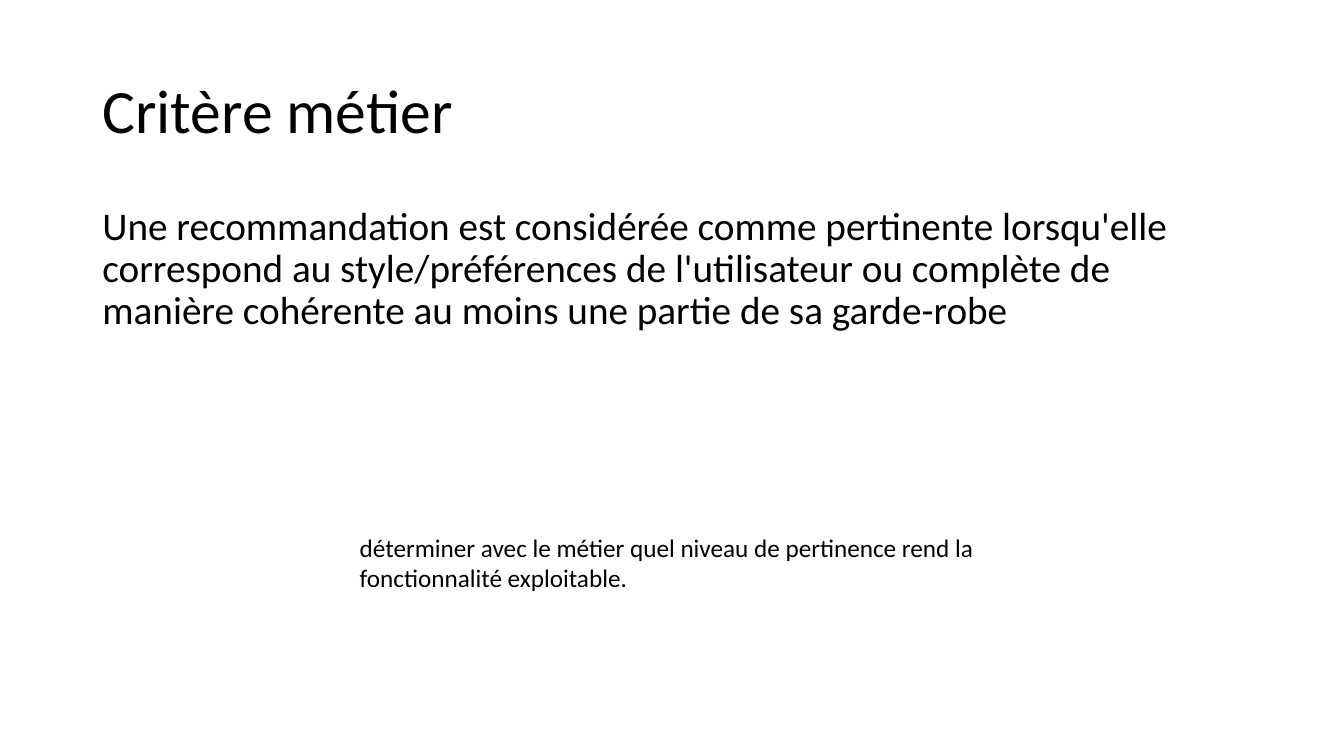
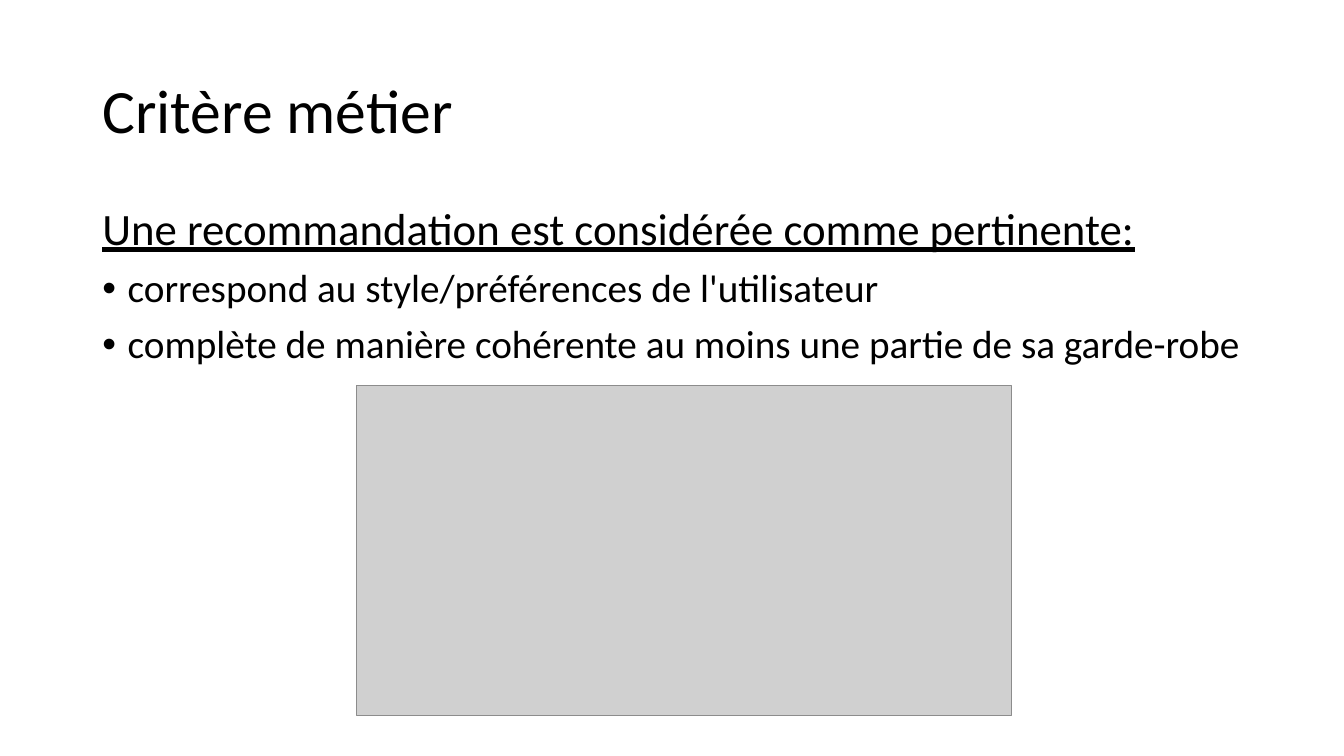
Before and after one commit to Ace4teaM/OCR-FashionInsta, a slide deck: slide 28 of POC.pptx (slide 27 before the commit). Drawn at 1344x756 pixels with LibreOffice and Linux fonts; fonts in the diff are those of the drawing; grey boxes stand for pictures. Boxes give left, top, right and bottom in pixels: in the first picture for what was removed or moved away, otherwise in the second. Text is boxed around its words. In the diff, an @@ line names an element or a change of style, - is before the commit and + after.

```diff
--- a/POC.pptx
+++ b/POC.pptx
@@ text at bbox=[102, 214, 1239, 365]: text changed @@
-Une recommandation est considérée comme pertinente lorsqu'elle correspond au style/préférences de l'utilisateur ou complète de manière cohérente au moins une partie de sa garde-robe
+Une recommandation est considérée comme pertinente:
+• correspond au style/préférences de l'utilisateur
+• complète de manière cohérente au moins une partie de sa garde-robe
@@ picture added at bbox=[357, 386, 1011, 716] @@
@@ text removed at bbox=[360, 539, 973, 591] @@
-déterminer avec le métier quel niveau de pertinence rend la fonctionnalité exploitable.
```
Also in this commit, not shown: 11 other slides changed, 6 slides added, 6 slides removed.
